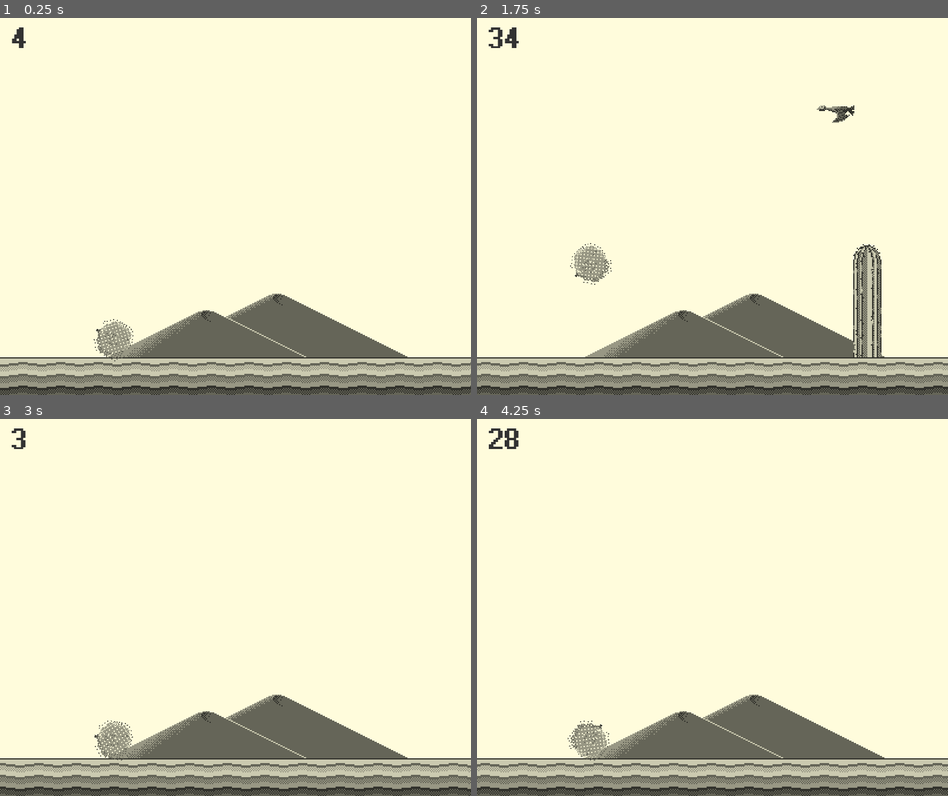
Above: before the commit, frames 1-4 (two rows, left to right).
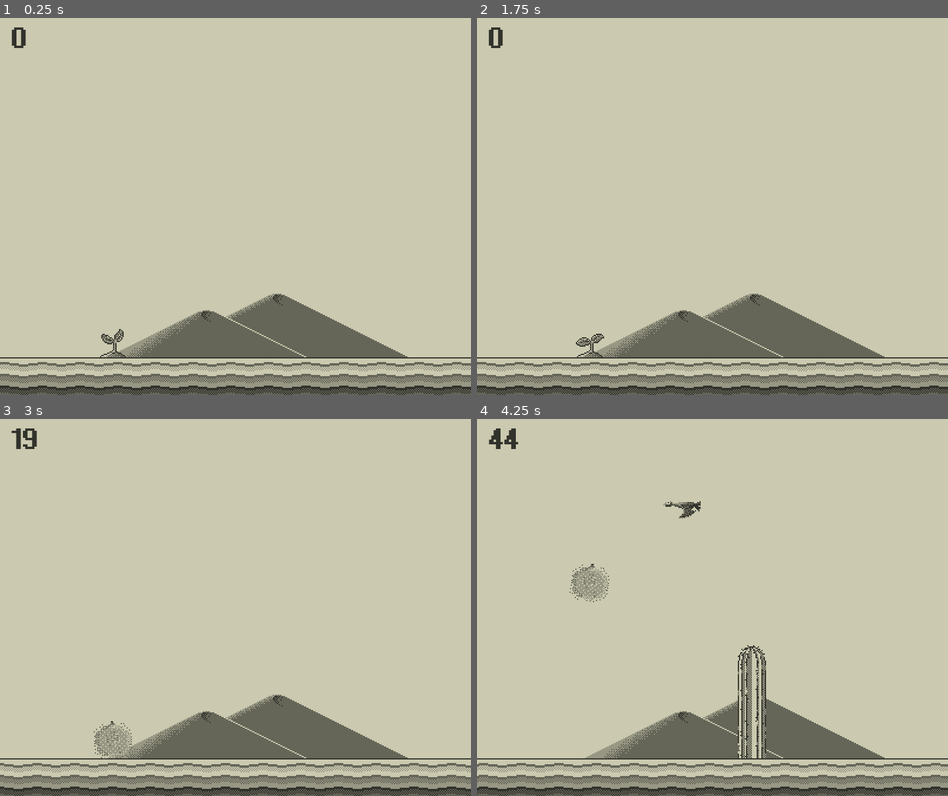
Above: after the commit, the same moments.

Repository: luminoray/Tomb-Owl-Weed
Game: Godot game, scene res://src/Levels/LevelTest.tscn
The game is run twice, just before and just after one commit, with the same random seed, the same clock (stepped at 60 frames per second) and the same inputs.
Inputs (mouse positions are in pixels of both pictures, inside the frame that each line leads up to):
- Up to frame 1 (0.25 s): no input
- Up to frame 2 (1.75 s): move the mouse to (816, 187) at 0.52 s; tap Z (seed, bound only after the commit) at 0.6 s; tap Space (jump, bound only after the commit) at 0.77, 0.8, 1.07, 1.35, 1.52 s; move the mouse to (618, 225) at 1.27 s; click (618, 225) at 1.55 s
- Up to frame 3 (3 s): tap Space (jump, bound only after the commit) at 1.82 s; move the mouse to (282, 524) at 2.02 s; click (282, 524) at 2.1 s; tap Z (seed, bound only after the commit) at 2.3 s; click (188, 667) at 2.75 s, where only the run before the commit has a clickable "Continue"
- Up to frame 4 (4.25 s): move the mouse to (688, 682) at 3.52 s; tap W (glide, bound only after the commit) at 3.6 s; tap Space (jump, bound only after the commit) at 3.77, 3.8, 4.07 s

The runs differ from the first frame. In frame 1, 88% of the frame differs, in the area x 0-100%, y 0-100%; in frame 2, 86%; in frame 3, 86%; in frame 4, 87%.

Commit message:
Added continue feature.

Diff:
--- a/project.godot
+++ b/project.godot
@@ -60,12 +60,20 @@
 
 jump={
 "deadzone": 0.5,
-"events": [ Object(InputEventMouseButton,"resource_local_to_scene":false,"resource_name":"","device":0,"alt":false,"shift":false,"control":false,"meta":false,"command":false,"button_mask":0,"position":Vector2( 0, 0 ),"global_position":Vector2( 0, 0 ),"factor":1.0,"button_index":1,"pressed":false,"doubleclick":false,"script":null)
+"events": [ Object(InputEventKey,"resource_local_to_scene":false,"resource_name":"","device":0,"alt":false,"shift":false,"control":false,"meta":false,"command":false,"pressed":false,"scancode":32,"unicode":0,"echo":false,"script":null)
+, Object(InputEventKey,"resource_local_to_scene":false,"resource_name":"","device":0,"alt":false,"shift":false,"control":false,"meta":false,"command":false,"pressed":false,"scancode":67,"unicode":0,"echo":false,"script":null)
  ]
 }
 glide={
 "deadzone": 0.5,
-"events": [ Object(InputEventMouseButton,"resource_local_to_scene":false,"resource_name":"","device":0,"alt":false,"shift":false,"control":false,"meta":false,"command":false,"button_mask":0,"position":Vector2( 0, 0 ),"global_position":Vector2( 0, 0 ),"factor":1.0,"button_index":2,"pressed":false,"doubleclick":false,"script":null)
+"events": [ Object(InputEventKey,"resource_local_to_scene":false,"resource_name":"","device":0,"alt":false,"shift":false,"control":false,"meta":false,"command":false,"pressed":false,"scancode":87,"unicode":0,"echo":false,"script":null)
+, Object(InputEventKey,"resource_local_to_scene":false,"resource_name":"","device":0,"alt":false,"shift":false,"control":false,"meta":false,"command":false,"pressed":false,"scancode":88,"unicode":0,"echo":false,"script":null)
+ ]
+}
+seed={
+"deadzone": 0.5,
+"events": [ Object(InputEventKey,"resource_local_to_scene":false,"resource_name":"","device":0,"alt":false,"shift":false,"control":false,"meta":false,"command":false,"pressed":false,"scancode":90,"unicode":0,"echo":false,"script":null)
+, Object(InputEventKey,"resource_local_to_scene":false,"resource_name":"","device":0,"alt":false,"shift":false,"control":false,"meta":false,"command":false,"pressed":false,"scancode":69,"unicode":0,"echo":false,"script":null)
  ]
 }
 
@@ -75,5 +83,5 @@
 
 [rendering]
 
-environment/default_clear_color=Color( 1, 0.992157, 0.866667, 1 )
+environment/default_clear_color=Color( 0.8, 0.8, 0.8, 1 )
 environment/default_environment="res://default_env.tres"
--- a/src/Actors/Bird.gd
+++ b/src/Actors/Bird.gd
@@ -1,6 +1,6 @@
 extends KinematicBody2D
 
-export var cooldown: = 0.4
+export var cooldown: = 1
 
 var velocity: = Vector2(-64, rand_range(-15, 10))
 
--- a/src/Actors/Hitbox.gd
+++ b/src/Actors/Hitbox.gd
@@ -5,4 +5,6 @@
 
 func overlap_tumbleweed(_body):
 	_body.gameover = true
-	get_tree().get_current_scene().get_node("GameOver/MarginContainer").show()
+	var scene = get_tree().get_current_scene()
+	scene.get_node("GameOver/MarginContainer").show()
+	scene.get_node("Shader/ColorRect").hide()
--- /dev/null
+++ b/src/Actors/Plant.gd
@@ -0,0 +1,22 @@
+extends Node2D
+
+var score = 0
+
+
+onready var weed = get_parent().get_node("Tumbleweed")
+var timer = 2
+
+func _ready() -> void:
+	get_node("AnimationPlayer").play("Growth")
+
+
+func _process(delta: float) -> void:
+	if weed.visible == false:
+		timer -= delta
+
+	if timer <= 0:
+		timer = 2
+		visible = false
+		score = 0
+		weed.visible = true
+		weed.velocity.y = -120
--- /dev/null
+++ b/src/Actors/Plant.tscn
@@ -0,0 +1,33 @@
+[gd_scene load_steps=4 format=2]
+
+[ext_resource path="res://assets/plant.png" type="Texture" id=1]
+[ext_resource path="res://src/Actors/Plant.gd" type="Script" id=2]
+
+[sub_resource type="Animation" id=1]
+resource_name = "Growth"
+length = 0.5
+tracks/0/type = "value"
+tracks/0/path = NodePath("Sprite:frame")
+tracks/0/interp = 1
+tracks/0/loop_wrap = true
+tracks/0/imported = false
+tracks/0/enabled = true
+tracks/0/keys = {
+"times": PoolRealArray( 0, 0.1, 0.2, 0.3, 0.4 ),
+"transitions": PoolRealArray( 1, 1, 1, 1, 1 ),
+"update": 1,
+"values": [ 0, 1, 2, 3, 4 ]
+}
+
+[node name="Plant" type="Node2D"]
+script = ExtResource( 2 )
+
+[node name="Sprite" type="Sprite" parent="."]
+position = Vector2( 0, -12 )
+texture = ExtResource( 1 )
+hframes = 5
+frame = 4
+
+[node name="AnimationPlayer" type="AnimationPlayer" parent="."]
+playback_speed = 1.25
+anims/Growth = SubResource( 1 )
--- a/src/Actors/Tumbleweed.gd
+++ b/src/Actors/Tumbleweed.gd
@@ -4,6 +4,7 @@
 onready var diameter = sprite.texture.get_size().x
 onready var start = position.x
 onready var counter = get_parent().get_parent().get_node('UI/Control/Label')
+onready var plant = get_parent().get_node("Plant")
 
 export var velocity: = Vector2(0, -1)
 export var base_gravity: = 640.0
@@ -12,6 +13,7 @@
 export var gliding_factor: = 0.15
 export var action_buffer: = 0.1
 
+var start_pos
 var new_velocity
 var score = 0
 var on_floor
@@ -22,11 +24,16 @@
 var gravity: = base_gravity
 var gameover = false
 
+func _ready() -> void:
+	 start_pos = position.y
+
+
 func _process(_delta: float) -> void:
 	counter.text = str(floor(score))
 
+
 func _physics_process(delta: float) -> void:
-	if gameover == false:
+	if gameover == false and visible == true:
 		sprite.rotation_degrees += (velocity.x / (diameter * PI)) * (360 * delta) * (.5 if ! on_floor else 1.0) * (.25 if gliding else 1.0)
 		velocity.y += gravity * delta * (gliding_factor if gliding else 1.0)
 
@@ -40,6 +47,7 @@
 		score += velocity.x * delta * 0.1
 
 		if (position.x > start + diameter):
+			plant.position.x -= diameter
 			position.x -= diameter
 			for actor in get_parent().get_node('Obstacles').get_children():
 				actor.position.x -= diameter
@@ -51,7 +59,10 @@
 
 func process_input() -> void:
 	if Input.is_action_just_pressed('jump'):
-		if can_jump > 0:
+		if position.y >= get_viewport_rect().size.y - 64:
+			land()
+			jump()
+		elif can_jump > 0:
 			jump()
 		else:
 			jump_buffer = action_buffer
@@ -63,6 +74,12 @@
 
 	if Input.is_action_just_released('glide'):
 		gliding = false
+
+	if Input.is_action_just_pressed("seed"):
+		plant.visible = true
+		plant.position.x = position.x
+		plant.score = score
+		plant.get_node("AnimationPlayer").play()
 
 
 func process_buffers() -> void:
--- a/src/Levels/Level.gd
+++ b/src/Levels/Level.gd
@@ -22,12 +22,15 @@
 	}
 ]
 
+onready var weed = get_node("Actors/Tumbleweed")
+
 var cooldown: = 1.0
 var overlaid_cooldown: = 1.0
 var scene
 
+
 func _process(_delta: float) -> void:
-	if get_node("Actors/Tumbleweed").gameover == false:
+	if weed.gameover == false and weed.visible == true:
 		random_spawn_actor()
 		random_spawn_overlaid_actor()
 
--- a/src/Levels/LevelTest.tscn
+++ b/src/Levels/LevelTest.tscn
@@ -7,6 +7,7 @@
 [ext_resource path="res://src/UI/GameOver.tscn" type="PackedScene" id=5]
 [ext_resource path="res://src/Levels/Obstacles.gd" type="Script" id=6]
 [ext_resource path="res://src/Levels/Level.gd" type="Script" id=7]
+[ext_resource path="res://src/Actors/Plant.tscn" type="PackedScene" id=8]
 
 [sub_resource type="ConvexPolygonShape2D" id=1]
 points = PoolVector2Array( 0, 0, 32, 0, 32, 32, 0, 32 )
@@ -34,8 +35,10 @@
 } ]
 0/z_index = 0
 
+[sub_resource type="CanvasItemMaterial" id=3]
+blend_mode = 3
+
 [node name="Level" type="Node2D"]
-modulate = Color( 1, 0.992157, 0.866667, 1 )
 script = ExtResource( 7 )
 
 [node name="TileMap" type="TileMap" parent="."]
@@ -46,7 +49,11 @@
 
 [node name="Actors" type="Node2D" parent="."]
 
+[node name="Plant" parent="Actors" instance=ExtResource( 8 )]
+position = Vector2( 96, 288 )
+
 [node name="Tumbleweed" parent="Actors" instance=ExtResource( 2 )]
+visible = false
 position = Vector2( 96, 271 )
 velocity = Vector2( 200, 0 )
 gliding_factor = 0.5
@@ -62,6 +69,17 @@
 transform = Transform2D( 1, 0, 0, 1, 10, 0 )
 
 [node name="dunes" type="Sprite" parent="UI"]
-modulate = Color( 1, 0.992157, 0.866667, 1 )
 position = Vector2( 208, 261 )
 texture = ExtResource( 4 )
+
+[node name="Shader" type="CanvasLayer" parent="."]
+layer = 2
+
+[node name="ColorRect" type="ColorRect" parent="Shader"]
+material = SubResource( 3 )
+margin_right = 400.0
+margin_bottom = 320.0
+color = Color( 1, 0.992157, 0.866667, 1 )
+__meta__ = {
+"_edit_use_anchors_": false
+}
--- a/src/UI/Continue.gd
+++ b/src/UI/Continue.gd
@@ -1,6 +1,20 @@
 extends Button
 
+onready var currentScene = get_tree().get_current_scene()
+onready var weed = currentScene.get_node("Actors/Tumbleweed")
+onready var plant = currentScene.get_node("Actors/Plant")
 
 func _on_Continue_pressed() -> void:
-	var currentScene = get_tree().get_current_scene().get_filename()
-	get_tree().change_scene(currentScene)
+	weed.gameover = false
+	weed.position.y = weed.start_pos
+	weed.velocity.y = 0
+	weed.score = plant.score
+	weed.visible = false
+
+	plant.position.x = weed.position.x
+	plant.visible = true
+
+	currentScene.get_node("GameOver/MarginContainer").hide()
+	currentScene.get_node("Shader/ColorRect").show()
+	for actor in currentScene.get_node("Actors/Obstacles").get_children():
+		actor.get_parent().remove_child(actor)
--- a/src/UI/GameOver.tscn
+++ b/src/UI/GameOver.tscn
@@ -24,7 +24,6 @@
 }
 
 [node name="ColorRect" type="ColorRect" parent="MarginContainer"]
-modulate = Color( 1, 0.992157, 0.866667, 1 )
 margin_right = 300.0
 margin_bottom = 220.0
 color = Color( 0.6, 0.6, 0.6, 1 )
Binary file added: assets/plant.ase
Binary file added: assets/plant.png
Not shown, added: assets/plant.png.import
Not shown: 1 places in src/Levels/LevelTest.tscn that only renumber resources
